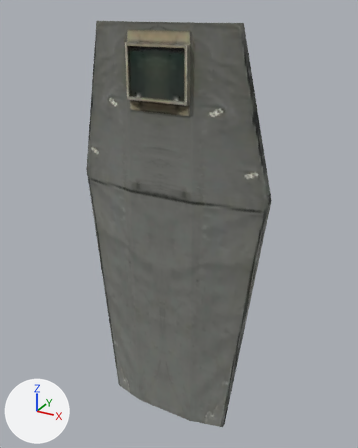
Two versions of the glTF model REGOLITHclient/shield.gltf, one commit apart.
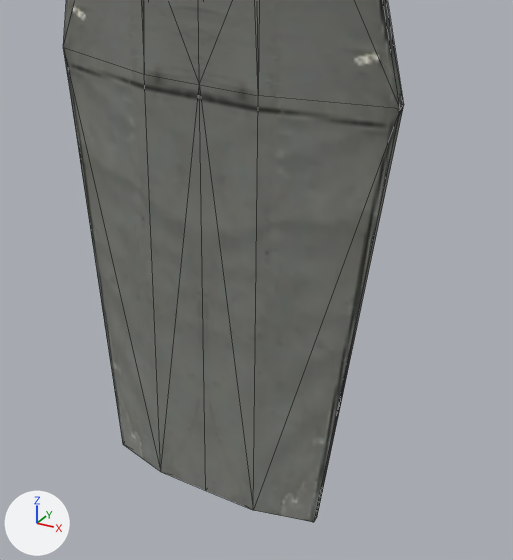
Old and new are each drawn whole from a camera (50 mm lens) standing at (0.976, -2.207, 1.979) and looking at (0.032, -0.49, 1.12) and again close up on the part from 15% to 92% of the width and 32% to 100% of the height. Every picture has the same lights, and +X, +Y and +Z are marked at lower left. The close-ups show mesh edges as thin lines. Vertices at the same position are counted once.

Script lines for the objects in view, before the commit:
```python
me_cube = bpy.data.meshes.new('Cube')
me_cube.from_pydata(...)  # 110 vertices, 240 faces; spans x -0.43..0.43, y -0.12..0.0, z -1.16..0.62
me_cube.materials.append(mat_material)  # picture img_shield_texture
ob_shield = bpy.data.objects.new('Shield', me_cube)
ob_shield.location = (0.0, -0.491, 1.302)
```
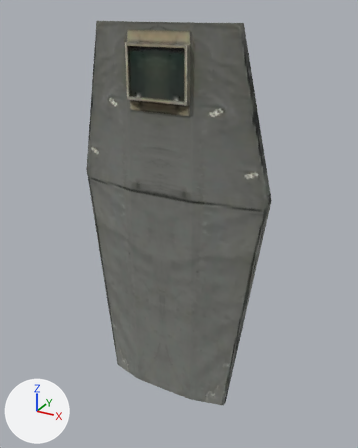
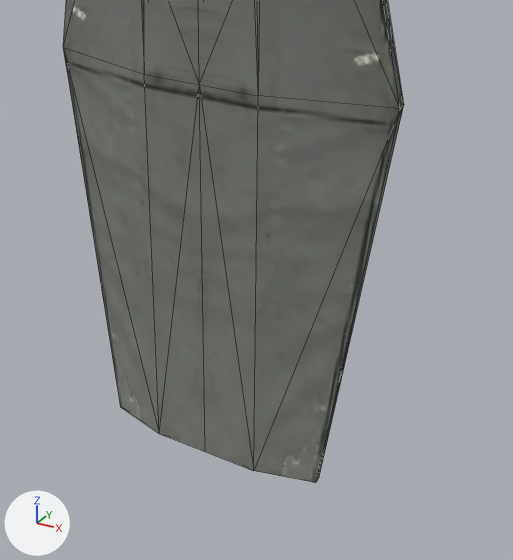
The newer file is also turned or shifted as a whole; pictures and numbers use the older file's frame.

Patch to the scene script:
```diff
--- a/REGOLITHclient/shield.gltf.py
+++ b/REGOLITHclient/shield.gltf.py
@@ me_cube @@
 me_cube.from_pydata(...)  # 110 vertices, 240 faces; spans x -0.43..0.43, y -0.12..0.0, z -1.16..0.62
 # used by ob_shield; location = (0.0, -0.491, 1.302)
+# me_cube part 1: all 10 vertices in x -0.3..0.3, y -0.1..-0.03, z -1.16 are moved by (0.0, 0.0, 0.13)
 me_cube.materials.append(mat_material)
```

Pixel boxes [x1, y1, x2, y2] of what changed, in the close-ups (513 x 560 px; the box of a moved part takes in the faces that stretch with it):
'Shield', reshaped: before [63, 0, 404, 522]; after [63, 0, 404, 483]
part 1 of me_cube, moved or reshaped: before [65, 61, 401, 522]; after [65, 61, 401, 483]
